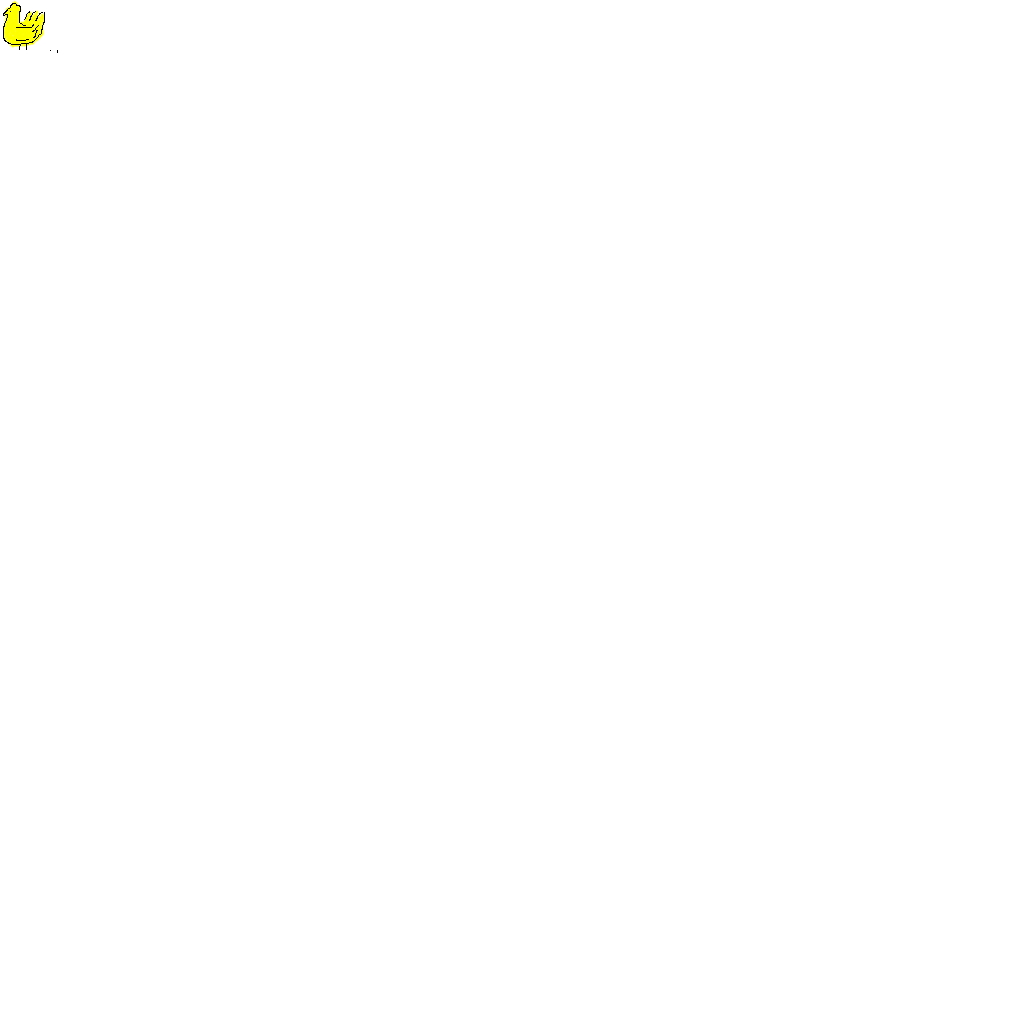
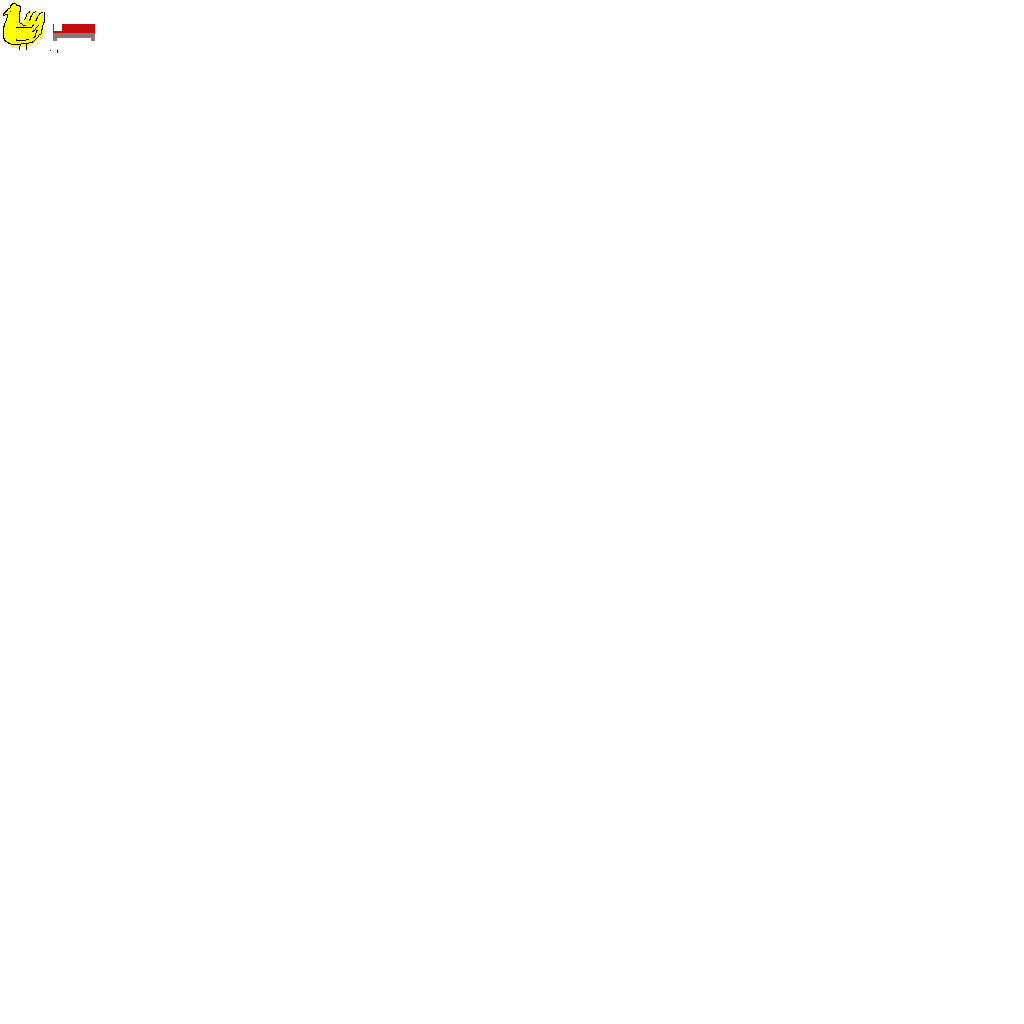
The second 1024×1024 image is a revision of the first. Changes to its layers:
added layer "bed" above "chicken" over left=53, top=24, right=95, bottom=41
